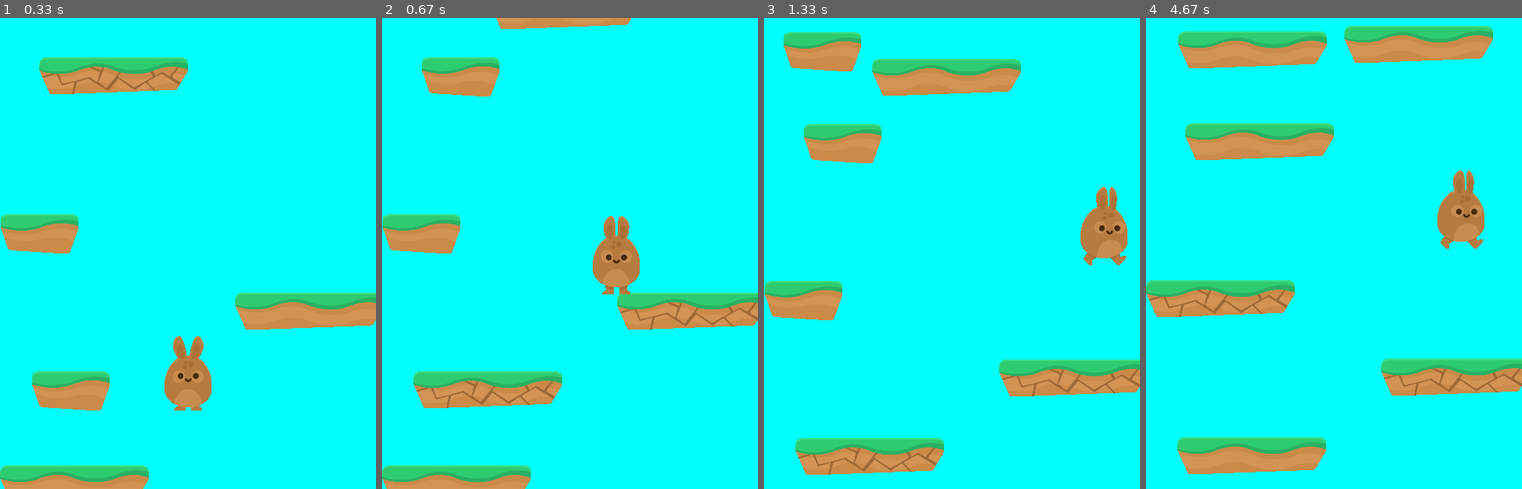
Above: before the commit, frames 1-4 (left to right).
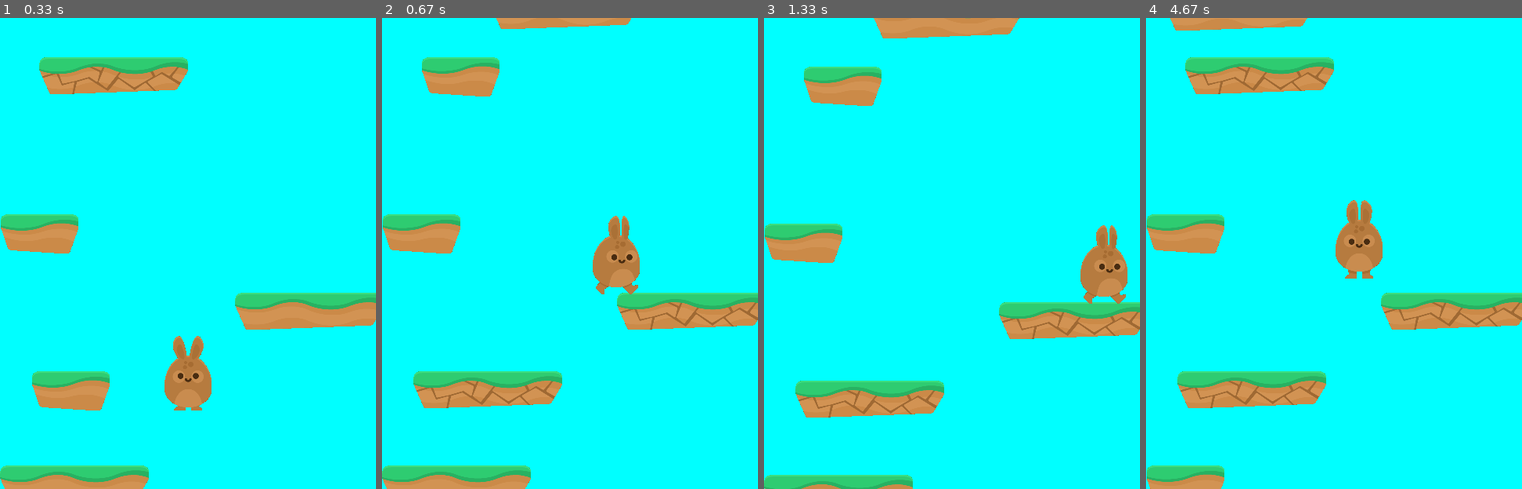
Above: after the commit, the same moments.

Repository: ahmed-kino/pygame_training
Game: pygame game, started from main.py
Same seed, same stepped clock (60 frames per second), same inputs: the game is played once before the commit and once after it.
Inputs:
- Up to frame 1 (0.33 s): no input
- Up to frame 2 (0.67 s): hold Space from 0.33 s (still down); hold Right from 0.33 s (still down)
- Up to frame 3 (1.33 s): release Space at 0.8 s; release Right at 0.8 s; tap Space at 0.83, 1.23 s; hold Right from 1.17 s (still down)
- Up to frame 4 (4.67 s): tap Space at 1.53, 1.73, 2.03, 2.23, 2.53, 2.8, 3.1, 3.23, 3.53, 3.9, 4.2, 4.4 s; release Right at 1.63 s; hold Right 1.67-2.13 s; hold Left 2.17-2.7 s; hold Left 2.73-3.13 s; hold Right 3.17-3.8 s; hold Left 3.83-4.3 s; hold Right from 4.33 s (still down)

Frame 1 is identical in both runs. In frame 2, 0.4% of the frame differs, in the area x 56-69%, y 42-59%; in frame 3, 26%; in frame 4, 30%, in the area x 0-100%, y 0-100%.

Commit message:
Adding sounds and improving jumping

Diff:
--- a/main.py
+++ b/main.py
@@ -18,7 +18,12 @@
         self.clock = pg.time.Clock()
         self.running = True
 
+    def load_data(self):
+        self.jump_sound = pg.mixer.Sound('sounds/jump.wav')
+
     def new(self):
+        # load data
+        self.load_data()
         # load the spritesheet
         self.spritesheet = Spritesheet('images/spritesheet_jumper.png')
         self.all_sprites = pg.sprite.Group()
@@ -29,10 +34,13 @@
             self.platforms.add(p)
         self.player = Player(self)
         self.all_sprites.add(self.player)
+        pg.mixer.music.load('sounds/happy.ogg')
         self.run()
 
 
     def run(self):
+        # Game loop
+        pg.mixer.music.play(loops=-1)
         self.playing = True
         while self.playing:
             self.clock.tick(FPS)
@@ -48,14 +56,20 @@
         if self.player.vel.y > 0:
             hits = pg.sprite.spritecollide(self.player, self.platforms, False)
             if hits:
-                self.player.pos.y = hits[0].rect.top
-                self.player.vel.y = 0
+                lowest = hits[0]
+                for hit in hits:
+                    if hit.rect.bottom > lowest.rect.bottom:
+                        lowest = hit
+                if self.player.pos.y < lowest.rect.centery:
+                    self.player.pos.y = lowest.rect.top
+                    self.player.vel.y = 0
+                    self.player.jumping = False
 
         if self.player.rect.top <= HEIGHT / 4:
             self.player.pos.y += max(abs(self.player.vel.y), 2)
             for plat in self.platforms:
                 plat.rect.y += max(abs(self.player.vel.y), 2)
-                if plat.rect.top >=HEIGHT:
+                if plat.rect.top >= HEIGHT:
                     plat.kill()
         if self.player.rect.y > HEIGHT:
             self.playing = False
@@ -77,12 +91,16 @@
             if event.type == pg.KEYDOWN:
                 if event.key == pg.K_SPACE:
                     self.player.jump()
+            if event.type == pg.KEYUP:
+                if event.key == pg.K_SPACE:
+                    self.player.jump_cut()
 
 
 
     def draw(self):
         self.screen.fill(CHAIN)
         self.all_sprites.draw(self.screen)
+        self.screen.blit(self.player.image, self.player.rect)
         pg.display.flip()
 
 
--- a/settings.py
+++ b/settings.py
@@ -23,5 +23,5 @@
 # Player settings
 PLAYER_ACC = 1.5
 PLAYER_FRICTION = -0.2
-PLAYER_JUMP = 20
+PLAYER_JUMP = 25
 GRAVITY = 1
--- a/sprites.py
+++ b/sprites.py
@@ -48,12 +48,19 @@
         self.jumping_frame = self.game.spritesheet.get_image(382, 763, 150, 181)
         self.jumping_frame.set_colorkey(BLACK)
 
+    def jump_cut(self):
+        if self.jumping:
+            if self.vel.y < -10:
+                self.vel.y = -10
+
 
     def jump(self):
-        self.rect.y += 1
+        self.rect.y += 2
         hits = pg.sprite.spritecollide(self, self.game.platforms, False)
-        self.rect.y -= 1
-        if hits:
+        self.rect.y -= 2
+        if hits and not self.jumping:
+            self.game.jump_sound.play()
+            self.jumping = True
             self.vel.y = -PLAYER_JUMP
 
 
@@ -94,7 +101,7 @@
             self.walking = False
 
         if self.walking:
-            if now - self.last_update > 200:
+            if now - self.last_update > 100:
                 self.last_update = now
                 self.current_frame = (self.current_frame + 1) % len(self.walking_frames_l)
                 bottom = self.rect.bottom
Not shown, added: sounds/happy.ogg
Not shown, added: sounds/jump.wav
Not shown, added: sounds/jump1.wav
